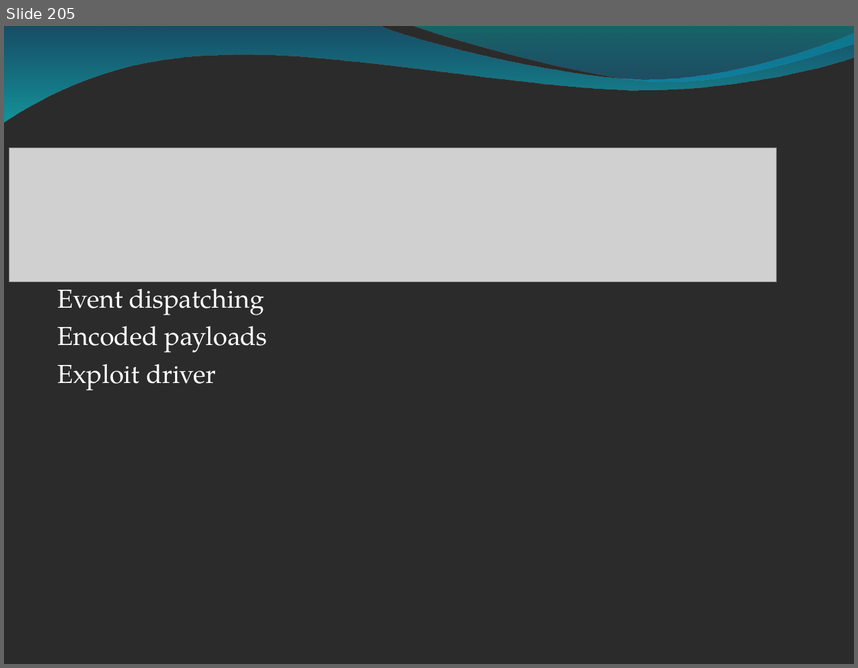
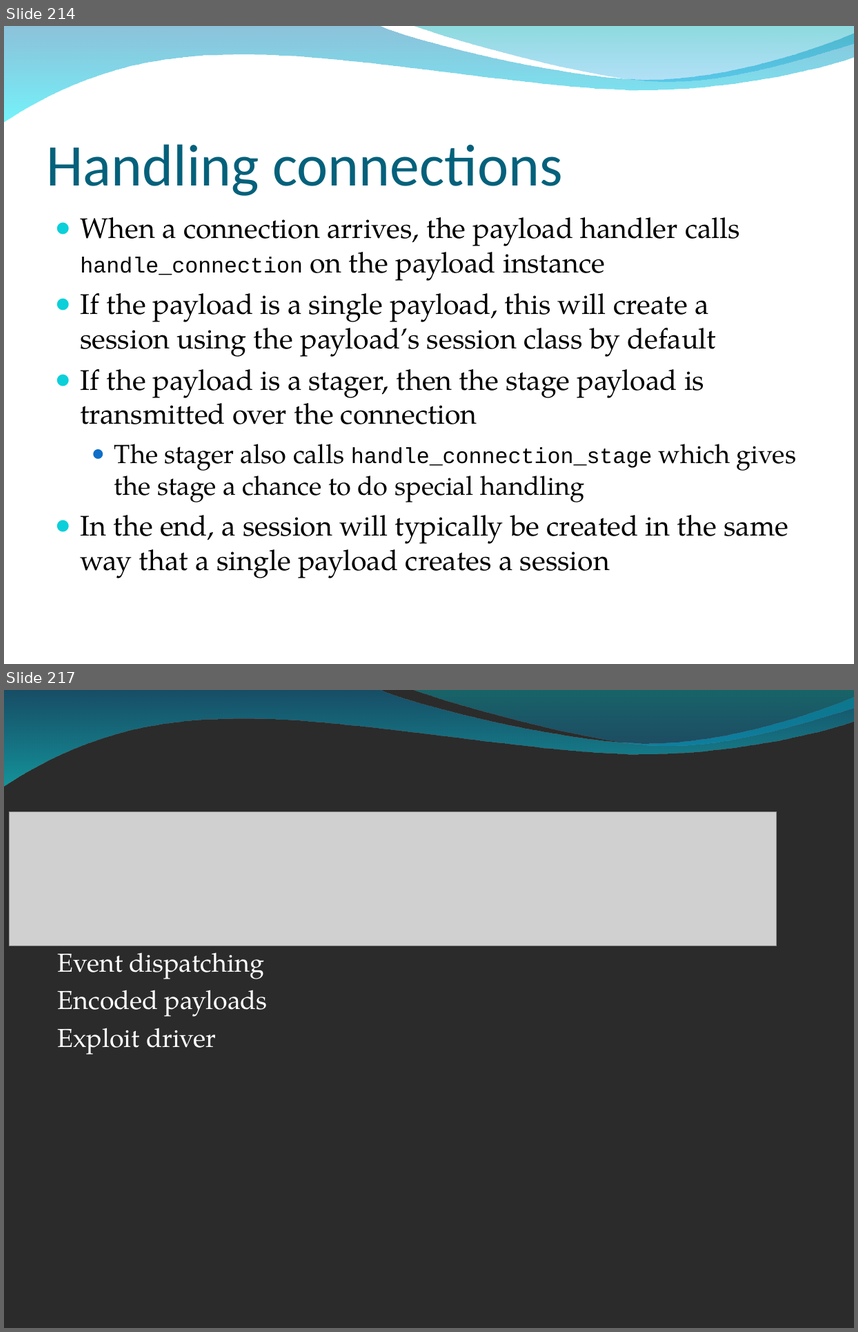
Before and after one commit to bedestall5/metasploit-framework, a slide deck: dev/materials/msf3_internals_training/slides/bh_training_deck.ppt. Shown one above the other, each under a label of ours: slide 205 before the commit, slides 214 and 217 after it; the slides between them are not shown. The pictures are 858x668 and 858x1332 pixels, drawn with LibreOffice and Linux fonts; fonts in the diff are those of the drawing; grey boxes stand for pictures; background and template pictures are left out; a plain dark background stands for a picture behind light text. Boxes give left, top, right and bottom in pixels: in the first picture for what was removed or moved away, otherwise in the second. Text is boxed around its words. In the diff, an @@ line names an element or a change of style, - is before the commit and + after.

```diff
--- a/dev/materials/msf3_internals_training/slides/bh_training_deck.ppt
+++ b/dev/materials/msf3_internals_training/slides/bh_training_deck.ppt
@@ slide 214 added at <box>4,26,854,664</box>, background picture (left out); not listed: 2 template elements that a slide beside it also shows @@
@@ title added at <box>47,144,562,196</box>, 50 pt, text #04617B @@
+Handling connections
@@ text added at <box>80,217,796,578</box>, 24.1 pt, text #000000 @@
+● When a connection arrives, the payload handler calls handle_connection on the payload instance
+● If the payload is a single payload, this will create a session using the payload’s session class by default
+● If the payload is a stager, then the stage payload is transmitted over the connection
+  ● The stager also calls handle_connection_stage which gives the stage a chance to do special handling
+● In the end, a session will typically be created in the same way that a single payload creates a session
@@ what was slide 205 is now slide 217 @@
```
Also in this commit, not shown: 6 slides changed, 21 other slides added, 4 slides removed.
